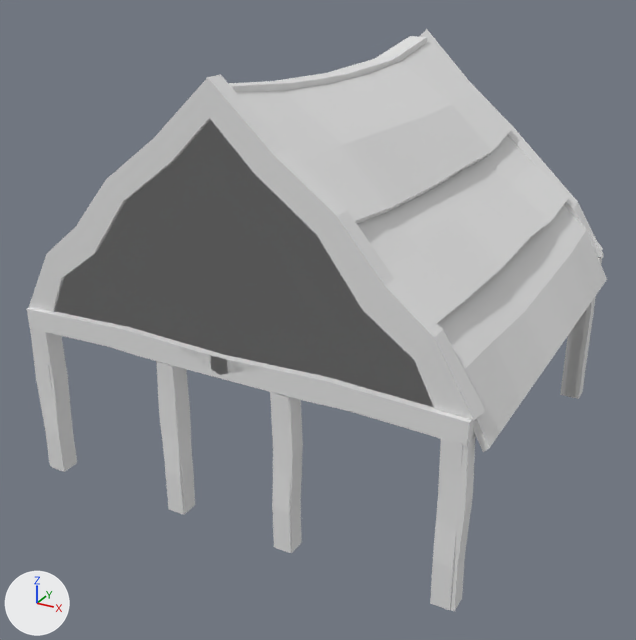
The glTF model Game/art/buildings/playerHutRoof.glb as it was, and as the next commit left it.
Both versions are drawn from a 50 mm lens placed at (-13.29, -11.67, 7.28), pointed at (-19.06, -1.17, 2.03). The lights are fixed; the arrows at lower left show +X, +Y and +Z. Objects named as collision shapes, trigger or cutter boxes, shadow casters or lower levels of detail are left out. Vertices at the same position are counted once.

Names of what the first picture shows: 'player-hut-roof'.
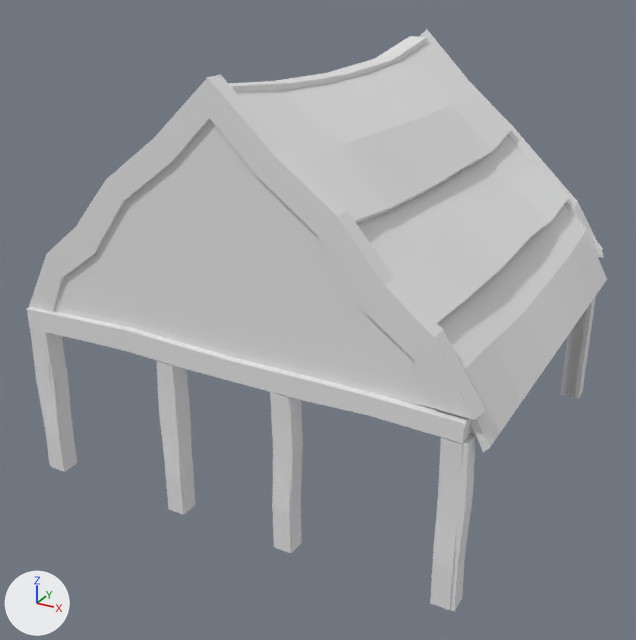
The newer file is also turned or shifted as a whole; pictures and numbers use the older file's frame.

Changed parts and their boxes (x1, y1, x2, y2) in the pictures (636 x 640 px):
part 1 of me_cube_046, deleted
    before: (29, 311, 475, 446)
part 2 of me_cube_046, deleted
    before: (55, 121, 433, 407)

Patch to the scene script:
```diff
--- a/Game/art/buildings/playerHutRoof.glb.py
+++ b/Game/art/buildings/playerHutRoof.glb.py
@@ me_cube_046 @@
 me_cube_046.from_pydata(...)  # 944 vertices, 1724 faces; spans x -3.39..3.39, y -2.98..3.24, z 0.0..5.88
 # used by ob_player_hut_roof; location = (-19.0, -0.82, -0.01)
 # verts and faces of me_cube_046; kept vertices keep their numbers, new ones are numbered from 944
 # before: 712 (-1.39, -2.63, 4.33), 713 (-1.39, -2.88, 4.33), 714 (-3.07, -2.63, 2.54), 715 (0.0, -2.63, 5.49), 717 (0.0, -2.63, 2.54)
 # before: 718 (0.0, -2.88, 5.49), 720 (1.39, -2.63, 4.33), 721 (1.39, -2.88, 4.33), 722 (3.07, -2.63, 2.54), 723 (3.07, -2.88, 2.54)
 # before: 724 (0.0, -2.88, 2.54), 725 (-3.07, -2.88, 2.54)
+# me_cube_046 part 1: the loose piece of 32 vertices spanning x -3.16..3.2, y -2.98..-2.72, z 2.26..2.62 is deleted
+# me_cube_046 part 2
+delete_faces([(712, 715, 714), (714, 715, 717), (715, 722, 717), (715, 720, 722), (718, 724, 721), (721, 724, 723)])
+delete_faces([(713, 725, 724), (713, 724, 718)])
```
